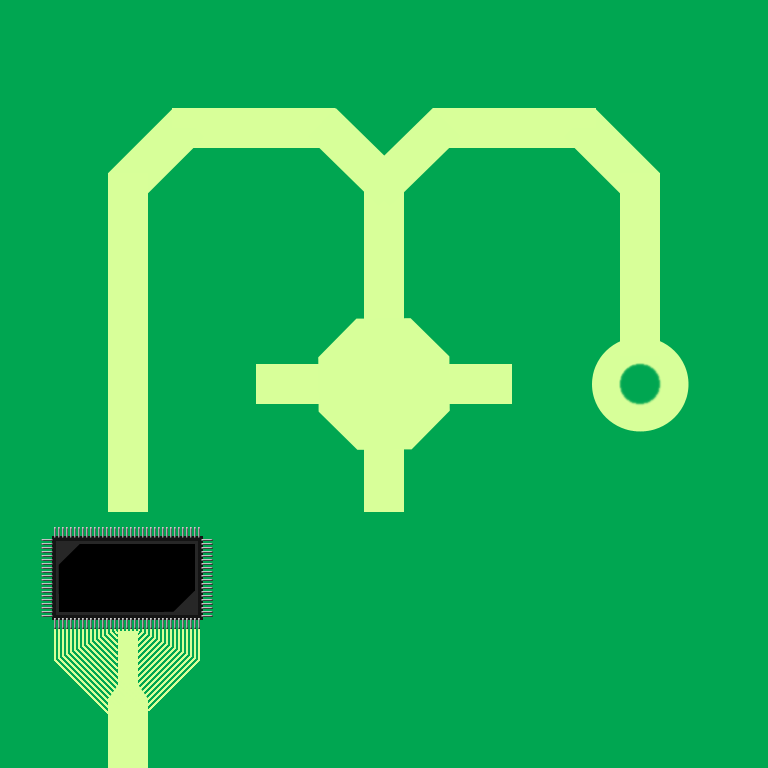
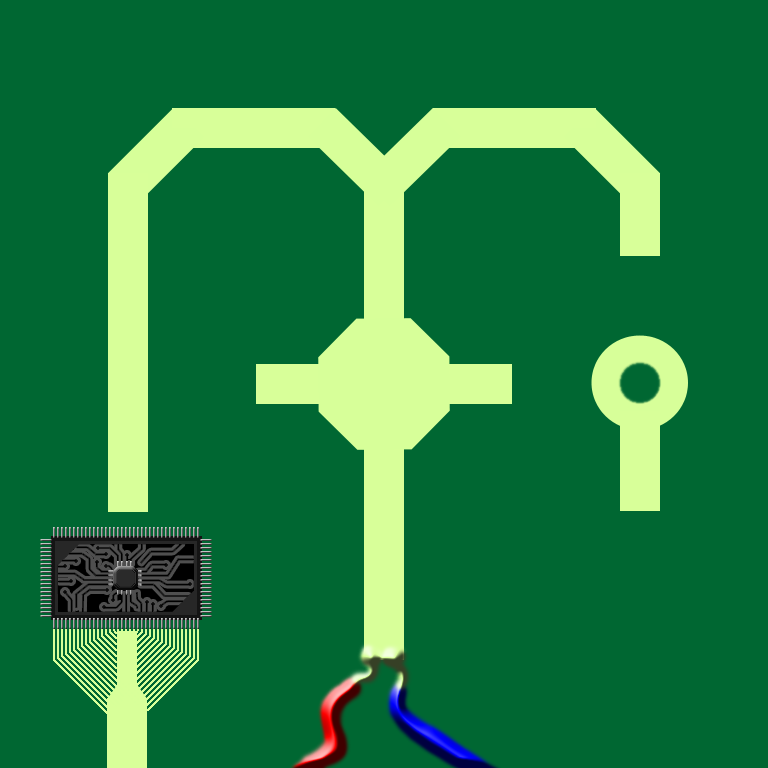
Layers edited between the first and the second 768×768 image:
painted on "End" over (x1=0, y1=512, x2=255, y2=768)
added layer "Start" above "Straight" over (x1=289, y1=511, x2=503, y2=768)
painted on "Connector" over (x1=591, y1=256, x2=689, y2=511)
painted on "Background" over (x1=0, y1=0, x2=768, y2=768)
